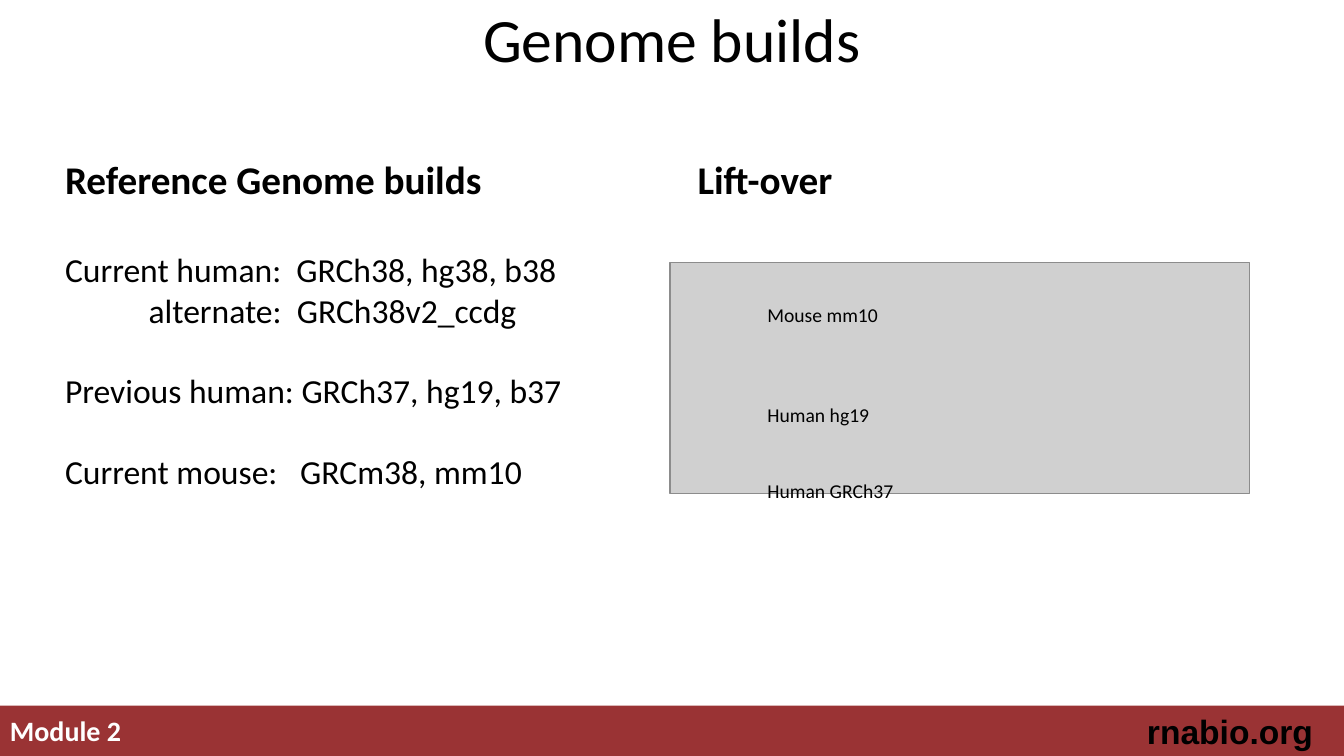
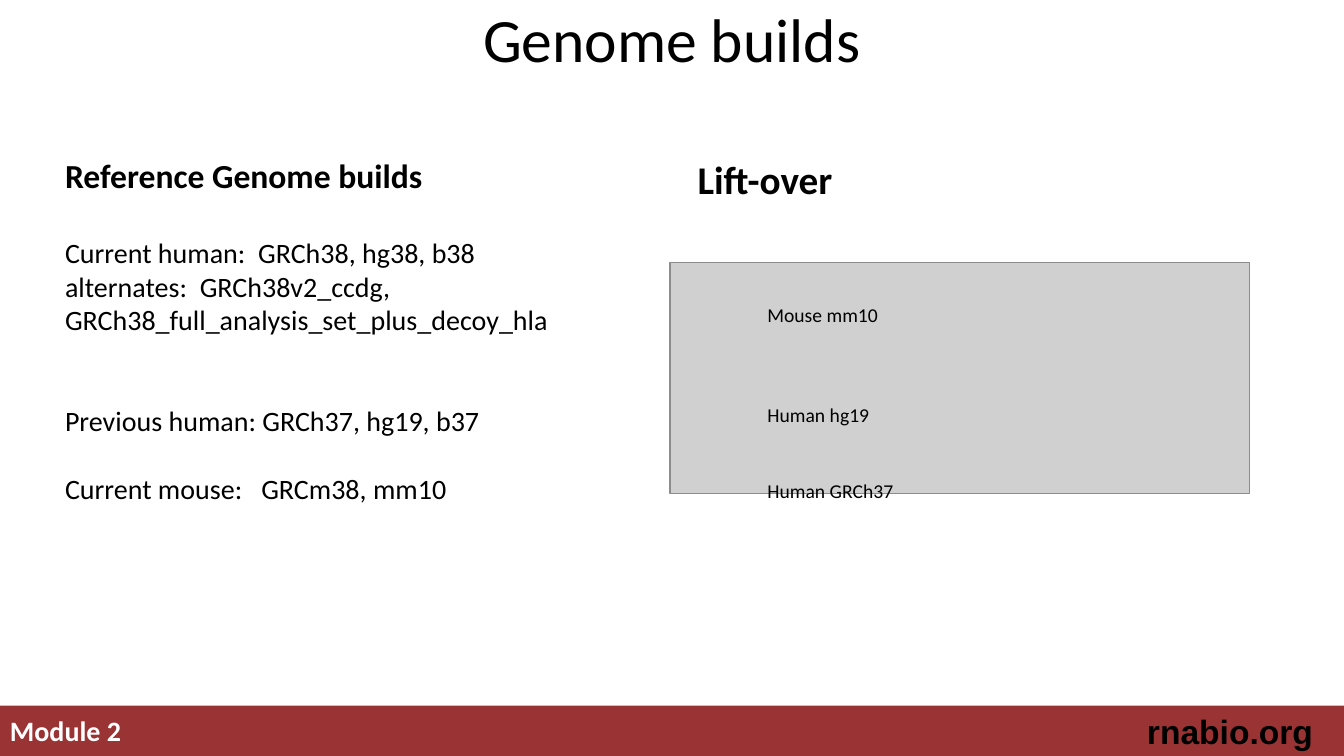
Before and after one commit to griffithlab/rnabio.org, a slide deck: slide 14 of assets/lectures/cshl/2019/mini/RNASeq_MiniLecture_02_03_SAM_BAM_BED.pptx (slide 13 before the commit). Drawn at 1344x756 pixels with LibreOffice and Linux fonts; fonts in the diff are those of the drawing; grey boxes stand for pictures. Boxes give left, top, right and bottom in pixels: in the first picture for what was removed or moved away, otherwise in the second. Text is boxed around its words. In the diff, an @@ line names an element or a change of style, - is before the commit and + after.

```diff
--- a/assets/lectures/cshl/2019/mini/RNASeq_MiniLecture_02_03_SAM_BAM_BED.pptx
+++ b/assets/lectures/cshl/2019/mini/RNASeq_MiniLecture_02_03_SAM_BAM_BED.pptx
@@ text at (65, 164, 475, 268): size 28 to 24 pt in "Reference Genome builds"; size 24 to 20 pt in "Current human: GRCh38, hg38, b38" @@
@@ text at (65, 277, 548, 503): text changed; size 24 to 20 pt @@
-alternate: GRCh38v2_ccdg
-Previous human: GRCh37, hg19, b37
-Current mouse: GRCm38, mm10
+alternates: GRCh38v2_ccdg, GRCh38_full_analysis_set_plus_decoy_hla
+Previous human: GRCh37, hg19, b37
+Current mouse: GRCm38, mm10
```
Also in this commit, not shown: 1 other slide changed, 1 slide added, 1 other file.
